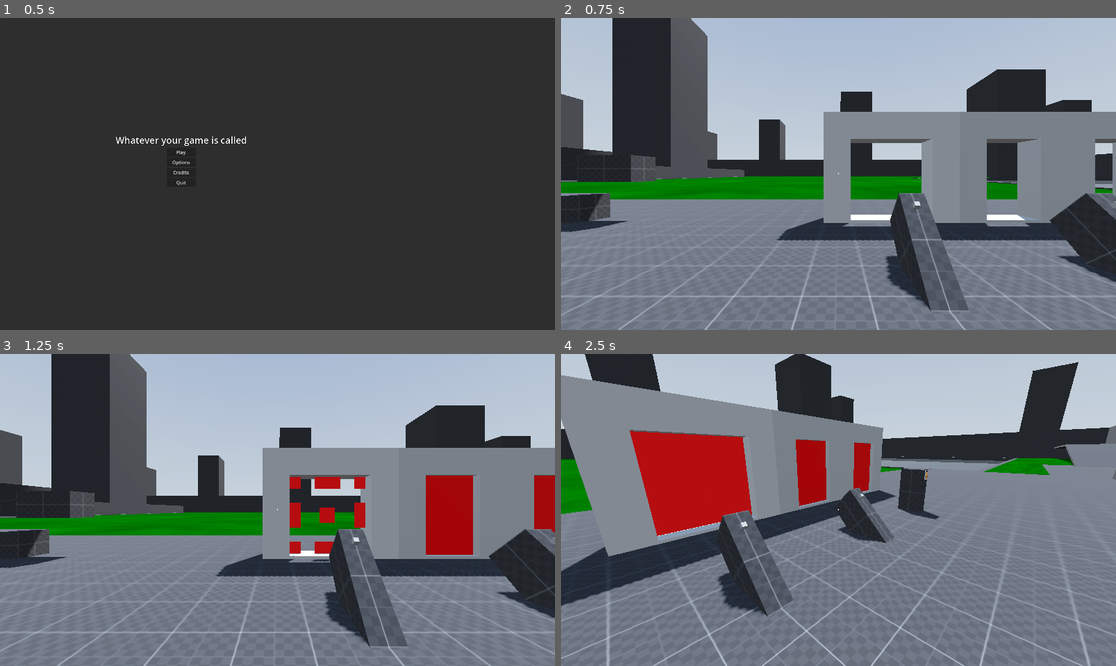
Above: before the commit, frames 1-4 (two rows, left to right).
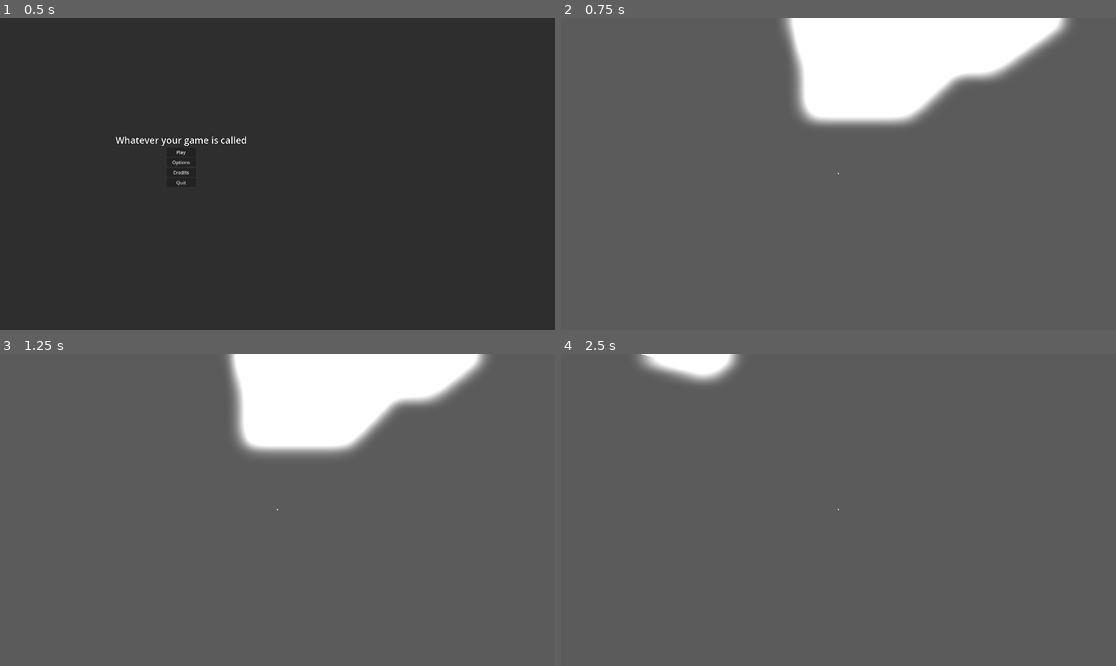
Above: after the commit, the same moments.

Repository: Nazsgull/FPS_Godot
Game: Godot game, scene res://scenes/UI/main_menu.tscn
The game is run twice, just before and just after one commit, with the same random seed, the same clock (stepped at 60 frames per second) and the same inputs. A sky picture missing from this copy of the repository is replaced by a grey-blue gradient.
Inputs (mouse positions are in pixels of both pictures, inside the frame that each line leads up to):
- Up to frame 1 (0.5 s): no input
- Up to frame 2 (0.75 s): click "Play" at 0.5 s
- Up to frame 3 (1.25 s): no input
- Up to frame 4 (2.5 s): tap Enter (ui_accept) at 1.25, 1.52, 2.27 s; move the mouse to (866, 510) at 1.27 s; hold Ctrl (crouch) 1.28-2.03 s; hold Up (ui_up) from 1.28 s (still down); move the mouse to (810, 510) at 2.02 s; tap E (interact) at 2.1 s

Frame 1 is identical in both runs. In frame 2, 92% of the frame differs, in the area x 0-100%, y 0-100%; in frame 3, 92%; in frame 4, 98%.

Commit message:
Inicio caracol

Diff:
--- /dev/null
+++ b/CharacterBody3D.gd
@@ -0,0 +1,28 @@
+extends CharacterBody3D
+
+@onready var player = get_tree().get_nodes_in_group("player")[0]
+const SPEED = 5.0
+
+# Get the gravity from the project settings to be synced with RigidBody nodes.
+var gravity = ProjectSettings.get_setting("physics/3d/default_gravity")
+
+
+func _physics_process(delta):
+	# Add the gravity.
+	if not is_on_floor():
+		velocity.y -= gravity * delta
+
+
+
+	# Get the input direction and handle the movement/deceleration.
+	# As good practice, you should replace UI actions with custom gameplay actions.
+	var input_dir = Input.get_vector("ui_left", "ui_right", "ui_up", "ui_down")
+	var direction = (transform.basis * Vector3(input_dir.x, 0, input_dir.y)).normalized()
+	if direction:
+		velocity.x = direction.x * SPEED
+		velocity.z = direction.z * SPEED
+	else:
+		velocity.x = move_toward(velocity.x, 0, SPEED)
+		velocity.z = move_toward(velocity.z, 0, SPEED)
+
+	move_and_slide()
--- a/project.godot
+++ b/project.godot
@@ -96,4 +96,5 @@
 3d_physics/layer_2="Entities"
 3d_physics/layer_3="Obstacles"
 3d_physics/layer_4="Pickups"
+3d_physics/layer_5="Enemy"
 3d_physics/layer_8="Interactables"
--- /dev/null
+++ b/scenes/maps/run_caracol_map.tscn
@@ -0,0 +1,151 @@
+[gd_scene load_steps=13 format=3 uid="uid://bb46v2yh2p1lh"]
+
+[ext_resource type="PackedScene" uid="uid://hob0odd0bhgw" path="res://scenes/objects/player.tscn" id="1_yxds8"]
+
+[sub_resource type="BoxMesh" id="BoxMesh_yaxrg"]
+
+[sub_resource type="BoxShape3D" id="BoxShape3D_vktij"]
+
+[sub_resource type="BoxMesh" id="BoxMesh_r72dk"]
+
+[sub_resource type="BoxShape3D" id="BoxShape3D_qyx7n"]
+
+[sub_resource type="BoxShape3D" id="BoxShape3D_0sd3q"]
+
+[sub_resource type="BoxShape3D" id="BoxShape3D_rmai2"]
+
+[sub_resource type="BoxShape3D" id="BoxShape3D_k67ax"]
+
+[sub_resource type="BoxShape3D" id="BoxShape3D_umfkj"]
+
+[sub_resource type="BoxShape3D" id="BoxShape3D_51tu3"]
+
+[sub_resource type="BoxShape3D" id="BoxShape3D_3xujh"]
+
+[sub_resource type="Environment" id="Environment_20xon"]
+background_energy_multiplier = 3.0
+tonemap_mode = 1
+ssr_fade_in = 0.0955919
+ssao_enabled = true
+ssao_radius = 16.0
+glow_enabled = true
+glow_normalized = true
+fog_enabled = true
+fog_light_color = Color(0, 0.709804, 0.984314, 1)
+fog_density = 0.0
+
+[node name="RunCaracolMap" type="Node3D"]
+
+[node name="player" parent="." instance=ExtResource("1_yxds8")]
+transform = Transform3D(1, 0, 0, 0, 1, 0, 0, 0, 1, 7, 2, 9)
+
+[node name="Entorno fisico" type="Node3D" parent="."]
+transform = Transform3D(10, 0, 0, 0, 10, 0, 0, 0, 10, 0, 0, 0)
+
+[node name="Suelo" type="MeshInstance3D" parent="Entorno fisico"]
+transform = Transform3D(3.6, 0, 0, 0, 0.1, 0, 0, 0, 3.1, 1.78814e-05, 0.0540251, 0.00260687)
+mesh = SubResource("BoxMesh_yaxrg")
+skeleton = NodePath("../..")
+
+[node name="Area3D" type="StaticBody3D" parent="Entorno fisico/Suelo"]
+transform = Transform3D(1, 0, 0, 0, 1, 0, 0, 0, 1, 0, 0, 0)
+collision_layer = 4
+collision_mask = 0
+
+[node name="CollisionShape3D" type="CollisionShape3D" parent="Entorno fisico/Suelo/Area3D"]
+transform = Transform3D(1, 0, 0, 0, 1, 0, 0, 0, 1, 0, 0, 0)
+shape = SubResource("BoxShape3D_vktij")
+
+[node name="Pilar_central" type="MeshInstance3D" parent="Entorno fisico"]
+transform = Transform3D(1, 0, 0, 0, 1, 0, 0, 0, 1, 0, 0.6, 0)
+mesh = SubResource("BoxMesh_r72dk")
+skeleton = NodePath("../..")
+
+[node name="Area3D" type="Area3D" parent="Entorno fisico/Pilar_central"]
+collision_layer = 4
+collision_mask = 0
+
+[node name="CollisionShape3D" type="CollisionShape3D" parent="Entorno fisico/Pilar_central/Area3D"]
+shape = SubResource("BoxShape3D_qyx7n")
+
+[node name="Pared_1" type="MeshInstance3D" parent="Entorno fisico"]
+transform = Transform3D(1, 0, 0, 0, 1, 0, 0, 0, 1, -2, 0.6, 1)
+mesh = SubResource("BoxMesh_r72dk")
+skeleton = NodePath("../..")
+
+[node name="Area3D" type="Area3D" parent="Entorno fisico/Pared_1"]
+collision_layer = 4
+collision_mask = 0
+
+[node name="CollisionShape3D" type="CollisionShape3D" parent="Entorno fisico/Pared_1/Area3D"]
+shape = SubResource("BoxShape3D_0sd3q")
+
+[node name="Pared_2" type="MeshInstance3D" parent="Entorno fisico"]
+transform = Transform3D(0.1, 0, 0, 0, 1, 0, 0, 0, 2.5, -1.8, 0.6, -0.35)
+mesh = SubResource("BoxMesh_r72dk")
+skeleton = NodePath("../..")
+
+[node name="Area3D" type="Area3D" parent="Entorno fisico/Pared_2"]
+collision_layer = 4
+collision_mask = 0
+
+[node name="CollisionShape3D" type="CollisionShape3D" parent="Entorno fisico/Pared_2/Area3D"]
+transform = Transform3D(1, 0, 0, 0, 1, 0, 0, 0, 1, 0, 0, 0)
+shape = SubResource("BoxShape3D_rmai2")
+
+[node name="Pared_3" type="MeshInstance3D" parent="Entorno fisico"]
+transform = Transform3D(-4.37114e-09, 0, -3.375, 0, 1, 0, 0.1, 0, -1.47526e-07, -0.1, 0.6, -1.55)
+mesh = SubResource("BoxMesh_r72dk")
+skeleton = NodePath("../..")
+
+[node name="Area3D" type="Area3D" parent="Entorno fisico/Pared_3"]
+collision_layer = 4
+collision_mask = 0
+
+[node name="CollisionShape3D" type="CollisionShape3D" parent="Entorno fisico/Pared_3/Area3D"]
+transform = Transform3D(1, 0, 1.13687e-13, 0, 1, 0, -1.11022e-16, 0, 1, 0, 0, 0)
+shape = SubResource("BoxShape3D_k67ax")
+
+[node name="Pared_4" type="MeshInstance3D" parent="Entorno fisico"]
+transform = Transform3D(1, 0, 0, 0, 1, 0, 0, 0, 1, 2, 0.6, -1)
+mesh = SubResource("BoxMesh_r72dk")
+skeleton = NodePath("../..")
+
+[node name="Area3D" type="Area3D" parent="Entorno fisico/Pared_4"]
+collision_layer = 4
+collision_mask = 0
+
+[node name="CollisionShape3D" type="CollisionShape3D" parent="Entorno fisico/Pared_4/Area3D"]
+shape = SubResource("BoxShape3D_umfkj")
+
+[node name="Pared_5" type="MeshInstance3D" parent="Entorno fisico"]
+transform = Transform3D(0.1, 0, 0, 0, 1, 0, 0, 0, 2.5, 1.8, 0.6, 0.35)
+mesh = SubResource("BoxMesh_r72dk")
+skeleton = NodePath("../..")
+
+[node name="Area3D" type="Area3D" parent="Entorno fisico/Pared_5"]
+collision_layer = 4
+collision_mask = 0
+
+[node name="CollisionShape3D" type="CollisionShape3D" parent="Entorno fisico/Pared_5/Area3D"]
+transform = Transform3D(1, 0, 0, 0, 1, 0, 0, 0, 1, 0, 0, 0)
+shape = SubResource("BoxShape3D_51tu3")
+
+[node name="Pared_6" type="MeshInstance3D" parent="Entorno fisico"]
+transform = Transform3D(-4.37114e-09, 0, -3.375, 0, 1, 0, 0.1, 0, -1.47526e-07, 0.1, 0.6, 1.55)
+mesh = SubResource("BoxMesh_r72dk")
+skeleton = NodePath("../..")
+
+[node name="Area3D" type="Area3D" parent="Entorno fisico/Pared_6"]
+collision_layer = 4
+collision_mask = 0
+
+[node name="CollisionShape3D" type="CollisionShape3D" parent="Entorno fisico/Pared_6/Area3D"]
+transform = Transform3D(1, 0, 1.13687e-13, 0, 1, 0, -1.11022e-16, 0, 1, 0, 0, 0)
+shape = SubResource("BoxShape3D_3xujh")
+
+[node name="Iluminacion" type="Node3D" parent="."]
+transform = Transform3D(10, 0, 0, 0, 10, 0, 0, 0, 10, 0, 0, 0)
+
+[node name="WorldEnvironment" type="WorldEnvironment" parent="Iluminacion"]
+environment = SubResource("Environment_20xon")
--- /dev/null
+++ b/scenes/objects/caracol.tscn
@@ -0,0 +1,19 @@
+[gd_scene load_steps=3 format=3 uid="uid://cnbfmimpbn7j3"]
+
+[ext_resource type="Script" path="res://CharacterBody3D.gd" id="1_j55m1"]
+
+[sub_resource type="CapsuleShape3D" id="CapsuleShape3D_7n1r4"]
+
+[node name="CharacterBody3D" type="CharacterBody3D"]
+collision_layer = 16
+script = ExtResource("1_j55m1")
+
+[node name="CollisionShape3D" type="CollisionShape3D" parent="."]
+shape = SubResource("CapsuleShape3D_7n1r4")
+
+[node name="CSGBox3D" type="CSGBox3D" parent="."]
+transform = Transform3D(1, 0, 0, 0, 1, 0, 0, 0, 1, 0, -0.7, 0)
+use_collision = true
+collision_layer = 0
+collision_mask = 0
+size = Vector3(0.5, 0.5, 0.5)
--- a/scripts/main_menu.gd
+++ b/scripts/main_menu.gd
@@ -1,6 +1,6 @@
 extends Control
 
-var game_start = "res://scenes/maps/test_area.tscn"
+var game_start = "res://scenes/maps/run_caracol_map.tscn"
 @onready var panel = $Panel
 
 @onready var credits = $Credits
